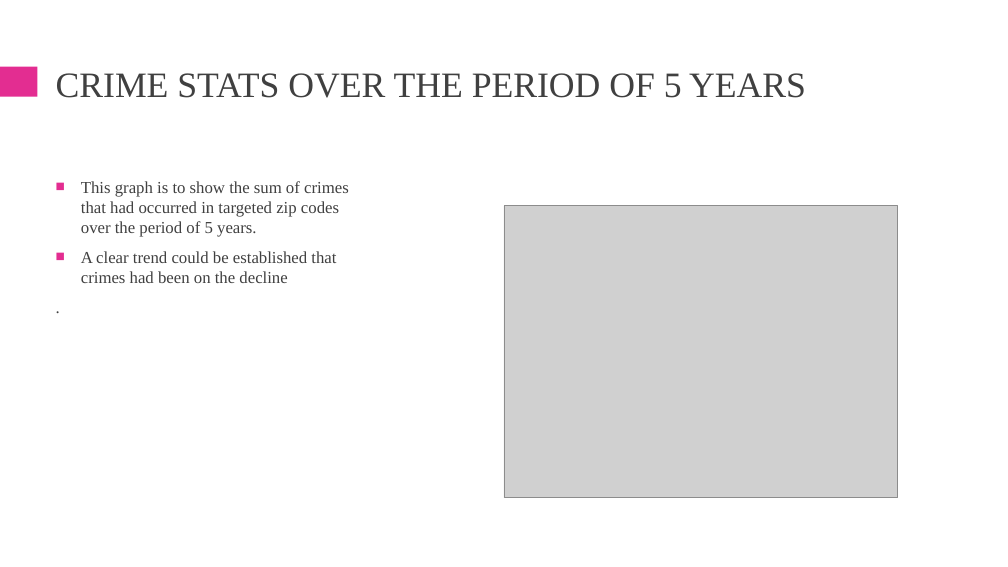
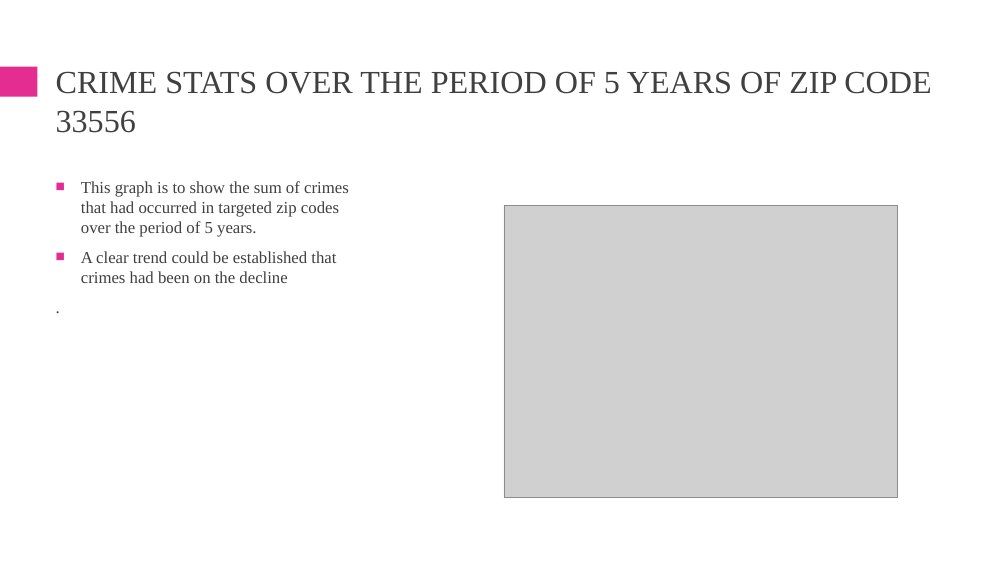
Before and after one commit to gregb23/Project1_Group4, a slide deck: slide 4 of SA/Presentation/project_1_schools_presentation (SA).pptx. Drawn at 1008x567 pixels with LibreOffice and Linux fonts; fonts in the diff are those of the drawing; grey boxes stand for pictures. Boxes give left, top, right and bottom in pixels: in the first picture for what was removed or moved away, otherwise in the second. Text is boxed around its words. In the diff, an @@ line names an element or a change of style, - is before the commit and + after.

```diff
--- a/SA/Presentation/project_1_schools_presentation (SA).pptx
+++ b/SA/Presentation/project_1_schools_presentation (SA).pptx
@@ title at (56,71,931,133): text changed; size 34 to 30.6 pt @@
-CRIME STATS OVER THE PERIOD OF 5 YEARS
+CRIME STATS OVER THE PERIOD OF 5 YEARS OF ZIP CODE 33556
```
Also in this commit, not shown: 1 other slide changed, 1 slide added, 1 slide removed, 2 other files.
